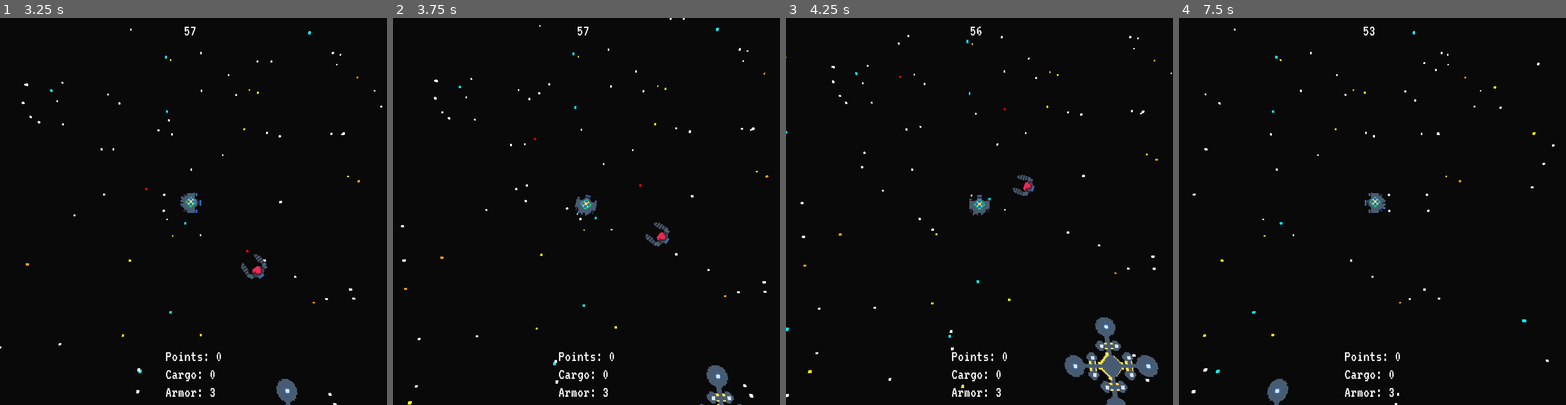
Above: before the commit, frames 1-4 (left to right).
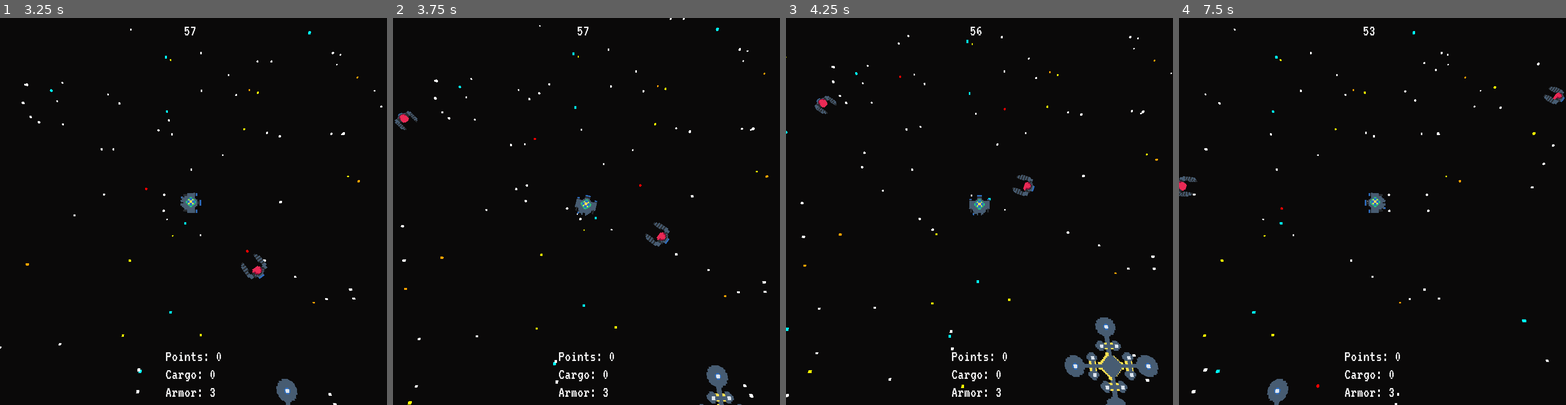
Above: after the commit, the same moments.

Repository: the-g-force/2022-January
Game: Godot game, scene res://World/World.tscn
The game is run twice, just before and just after one commit, with the same random seed, the same clock (stepped at 60 frames per second) and the same inputs.
Inputs (mouse positions are in pixels of both pictures, inside the frame that each line leads up to):
- Up to frame 1 (3.25 s): move the mouse to (174, 288) at 0.52 s; hold W (move_up) 0.53-2.03 s; tap Space (fire) every 0.75 s from 0.6 to 2.85 s; click (174, 288) at 0.67 s; move the mouse to (309, 269) at 1.27 s; move the mouse to (77, 153) at 2.02 s; hold A (move_left) from 2.03 s (still down); move the mouse to (212, 211) at 2.77 s; click (212, 211) at 2.92 s
- Up to frame 2 (3.75 s): move the mouse to (528, 114) at 3.52 s; release A (move_left) at 3.53 s; hold S (move_down) from 3.53 s (still down); tap Space (fire) at 3.6 s
- Up to frame 3 (4.25 s): keep holding S (move_down)
- Up to frame 4 (7.5 s): move the mouse to (1457, 192) at 4.27 s; release S (move_down) at 4.28 s; hold D (move_right) 4.28-5.03 s; tap Space (fire) every 0.75 s from 4.35 to 7.35 s; move the mouse to (1295, 230) at 5.02 s; hold W (move_up) 5.03-5.78 s; click (1295, 230) at 5.17 s; move the mouse to (1411, 126) at 5.77 s; hold D (move_right) from 5.78 s (still down); move the mouse to (1353, 288) at 6.52 s; move the mouse to (1488, 269) at 7.27 s; click (1488, 269) at 7.42 s

Frame 1 is identical in both runs. In frame 2, 0.1% of the frame differs, in the area x 0-7%, y 24-29%; in frame 3, 0.1%; in frame 4, 0.3%, in the area x 0-100%, y 17-96%.

Commit message:
Add enemies spawn at start of game

Diff:
--- a/project/Spawners/Spawner.gd
+++ b/project/Spawners/Spawner.gd
@@ -6,7 +6,15 @@
 
 onready var _visiblity_notifier := $VisibilityNotifier
 
+func _ready()->void:
+	call_deferred("_spawn")
+
+
 func _on_Timer_timeout()->void:
+	_spawn()
+
+
+func _spawn()->void:
 	if _visiblity_notifier.is_on_screen():
 		return
 	var pirate := _Pirate.instance()
